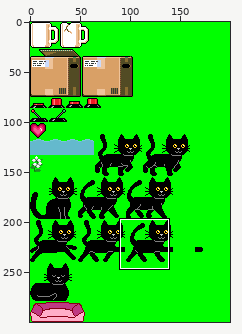
One commit to this sprite sheet: project/resources/spritesheet_green.png. Above, an overview of the earlier version with the close-up marked.
Close-up. As it was:
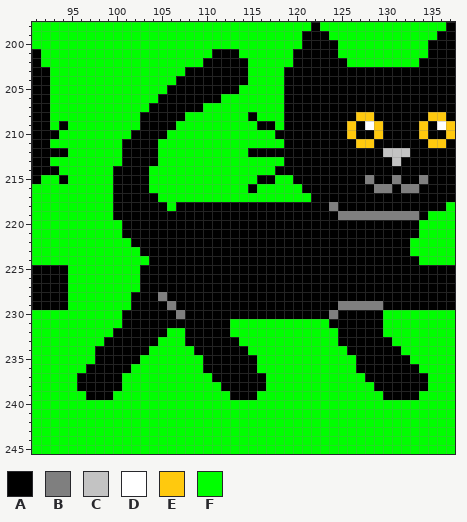
The file is 200x300 pixels. Colours within 5 levels of each other are drawn and written as one. Shown: x 91..137, y 198..245. The commit also changed other parts of the picture, which this record leaves out.
Palette (. is transparent): A #000000  B #7f7f7f  C #c3c3c3  D #ffffff  E #ffc90e  F #00ff00
Pixels before, first column x 91:
198 FFFFFFFFFFFFFFFFFFFFFFFFFFFFFFFAFFFFFFFFFFFFFFA
199 FFFFFFFFFFFFFFFFFFFFFFFFFFFFFFAAAFFFFFFFFFFFFAA
200 FFFFFFFFFFFFFFFFFFFFFFFFFFFFFFAAAAFFFFFFFFFFAAA
201 AFFFFFFFFFFFFFFFFFFFAAAFFFFFFAAAAAFFFFFFFFFFAAA
202 AFFFFFFFFFFFFFFFFFFAAAAAFFFFFAAAAAAFFFFFFFFAAAA
203 AAFFFFFFFFFFFFFFFAAAAAAAFFFFAAAAAAAAAAAAAAAAAAA
204 AAFFFFFFFFFFFFFFAAAAAAAAFFFFAAAAAAAAAAAAAAAAAAA
205 AAFFFFFFFFFFFFFAAAAAAAAFFFFFAAAAAAAAAAAAAAAAAAA
206 AAFFFFFFFFFFFFAAAAAAAFFFFFFFAAAAAAAAAAAAAAAAAAA
207 AAFFFFFFFFFFFAAAAAAFFFFFFFFFAAAAAAAAAAAAAAAAAAA
208 AAFFFFFFFFFFAAAAAFFFFFFFAFFFAAAAAAAAEEAAAAAAEEA
209 AAFAFFFFFFFFAAAAFFFFFFFFFAAFAAAAAAAEADEAAAAEADE
210 AAAFFFFFFFFAAAAFFFFFFFFFFFFAAAAAAAAEAAEAAAAEAAE
211 AAFFFFFFFFAAAAFFFFFFFFFFFFFFAAAAAAAAEEAAAAAAEEA
212 AAAAFFFFFFAAAAFFFFFFFFFFAAAAAAAAAAAAAAACCCAAAAA
213 AAFFFFFFFFAAAAFFFFFFFFFFFFFFAAAAAAAAAAAACAAAAAA
214 AAAFFFFFFAAAAFFFFFFFFFFFFFFAAAAAAAAAAAAAAAAAAAA
215 AFFAFFFFFAAAAFFFFFFFFFFFFAAFFAAAAAAAABAABAABAAA
216 FFFFFFFFFAAAAFFFFFFFFFFFAFFFFFAAAAAAAABBABBAAAA
217 FFFFFFFFFAAAAAFFFFFFFFFFFFFFFFFAAAAAAAAAAAAAAAA
218 FFFFFFFFFAAAAAAFAAAAAAAAAAAAAAAAABAAAAAAAAAAAAF
219 FFFFFFFFFAAAAAAAAAAAAAAAAAAAAAAAAABBBBBBBBBAFFF
220 FFFFFFFFFFAAAAAAAAAAAAAAAAAAAAAAAAAAAAAAAAAFFFF
221 FFFFFFFFFFAAAAAAAAAAAAAAAAAAAAAAAAAAAAAAAAAFFFF
222 FFFFFFFFFFFAAAAAAAAAAAAAAAAAAAAAAAAAAAAAAAFFFFF
223 FFFFFFFFFFFFAAAAAAAAAAAAAAAAAAAAAAAAAAAAAAFFFFF
224 FFFFFFFFFFFFFAAAAAAAAAAAAAAAAAAAAAAAAAAAAAAFFFF
225 AAAAFFFFFFFFAAAAAAAAAAAAAAAAAAAAAAAAAAAAAAAAAAA
226 AAAAFFFFFFFFAAAAAAAAAAAAAAAAAAAAAAAAAAAAAAAAAAA
227 AAAAFFFFFFFFAAAAAAAAAAAAAAAAAAAAAAAAAAAAAAAAAAA
228 AAAAFFFFFFFAAABAAAAAAAAAAAAAAAAAAAAAAAAAAAAAAAA
229 AAAAFFFFFFFAAAABAAAAAAAAAAAAAAAAAABBBBBAAAAAAAA
230 FFFFFFFFFFAAAAAABAAAAAAAAAAAAAAAABAAAAAFFFFFFFF
231 FFFFFFFFFFAAAAAAAAAAAAFFFFFFFFFFFAAAAAAFFFFFFFF
232 FFFFFFFFFAAAAAAFFAAAAAFFFFFFFFFFFFAAAAAFFFFFFFF
233 FFFFFFFFAAAAAAFFFAAAAAAFFFFFFFFFFFAAAAAAFFFFFFF
234 FFFFFFFAAAAAAFFFFFAAAAAAFFFFFFFFFFFAAAAAAFFFFFF
235 FFFFFFFAAAAAFFFFFFFAAAAAAFFFFFFFFFFFAAAAAAFFFFF
236 FFFFFFAAAAAFFFFFFFFAAAAAAFFFFFFFFFFFAAAAAAAFFFF
237 FFFFFAAAAAFFFFFFFFFFAAAAAAFFFFFFFFFFFAAAAAAAFFF
238 FFFFFAAAAAFFFFFFFFFFFAAAAAFFFFFFFFFFFFAAAAAAFFF
239 FFFFFFAAAFFFFFFFFFFFFFAAAFFFFFFFFFFFFFFAAAAFFFF
240 FFFFFFFFFFFFFFFFFFFFFFFFFFFFFFFFFFFFFFFFFFFFFFF
241 FFFFFFFFFFFFFFFFFFFFFFFFFFFFFFFFFFFFFFFFFFFFFFF
242 FFFFFFFFFFFFFFFFFFFFFFFFFFFFFFFFFFFFFFFFFFFFFFF
243 FFFFFFFFFFFFFFFFFFFFFFFFFFFFFFFFFFFFFFFFFFFFFFF
244 FFFFFFFFFFFFFFFFFFFFFFFFFFFFFFFFFFFFFFFFFFFFFFF
245 FFFFFFFFFFFFFFFFFFFFFFFFFFFFFFFFFFFFFFFFFFFFFFF
Once edited:
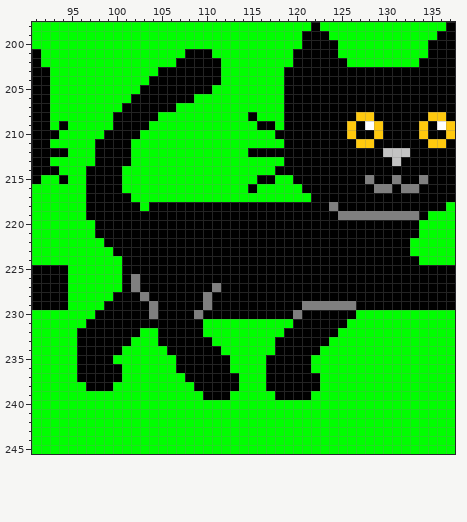
Edits made:
y 201: x 108..113 FFFAAA -> AAAFFF
y 202: x 107..109 FFF -> AAA; x 112..114 AAA -> FFF
y 203: x 105..107 FFF -> AAA; x 112..114 AAA -> FFF
y 204: x 104..106 FFF -> AAA; x 112..114 AAA -> FFF
y 205: x 103..105 FFF -> AAA; x 111..113 AAA -> FFF
y 206: x 102..104 FFF -> AAA; x 109..111 AAA -> FFF
y 207: x 101..103 FFF -> AAA; x 107..109 AAA -> FFF
y 208: x 100..102 FFF -> AAA; x 105..107 AAA -> FFF
y 209: x 100..102 FFF -> AAA; x 104..106 AAA -> FFF
y 210: x 99..101 FFF -> AAA; x 103..105 AAA -> FFF
y 211..213: x 98..100 FFF -> AAA; x 102..104 AAA -> FFF
y 214..216: x 97..99 FFF -> AAA; x 101..103 AAA -> FFF
y 217: x 97..99 FFF -> AAA; x 102..104 AAA -> FFF
y 218: x 97..99 FFF -> AAA; x 103 A -> F; x 106 F -> A
y 219: x 97..99 FFF -> AAA
y 220..221: x 98..100 FFF -> AAA
y 222: x 99..101 FFF -> AAA
y 223: x 100..102 FFF -> AAA
y 224: x 101..103 FFF -> AAA
y 225: x 101..102 FF -> AA
y 226: x 101..102 FF -> AB
y 227: x 101..102 FF -> AB; x 111 A -> B
y 228: x 100..101 FF -> AA; x 103 A -> B; x 105 B -> A; x 110 A -> B
y 229: x 99..101 FFF -> AAA; x 104 A -> B; x 106 B -> A; x 110 A -> B; x 121..124 AAAA -> BBBB; x 127..129 BBB -> AAA
y 230: x 98..100 FFF -> AAA; x 104 A -> B; x 107 B -> A; x 109 A -> B; x 120 A -> B; x 124 B -> A; x 127..129 AAA -> FFF
y 231: x 97..100 FFFF -> AAAA; x 110..112 AAA -> FFF; x 120..123 FFFF -> AAAA; x 126..129 AAAA -> FFFF
y 232: x 96..99 FFFF -> AAAA; x 103..104 AA -> FF; x 106..107 FF -> AA; x 110..112 AAA -> FFF; x 119..129 FFFFFFAAAAA -> AAAAAAFFFFF
y 233: x 96..98 FFF -> AAA; x 102..107 AAAFFF -> FFFAAA; x 111..113 AAA -> FFF; x 118..123 FFFFFF -> AAAAAA; x 125..130 AAAAAA -> FFFFFF
y 234: x 96..97 FF -> AA; x 101..103 AAA -> FFF; x 106..108 FFF -> AAA; x 112..114 AAA -> FFF; x 118..122 FFFFF -> AAAAA; x 126..131 AAAAAA -> FFFFFF
y 235: x 96..97 FF -> AA; x 100..102 AAA -> FFF; x 107..109 FFF -> AAA; x 113..115 AAA -> FFF; x 117..121 FFFFF -> AAAAA; x 127..132 AAAAAA -> FFFFFF
y 236: x 96 F -> A; x 101 A -> F; x 107..109 FFF -> AAA; x 113..115 AAA -> FFF; x 117..121 FFFFF -> AAAAA; x 127..133 AAAAAAA -> FFFFFFF
y 237: x 108..110 FFF -> AAA; x 114..122 AAAFFFFFF -> FFFAAAAAA; x 128..134 AAAAAAA -> FFFFFFF
y 238: x 96 A -> F; x 100 A -> F; x 109..111 FFF -> AAA; x 114..122 AAAFFFFFF -> FFFAAAAAA; x 129..134 AAAAAA -> FFFFFF
y 239: x 97..99 AAA -> FFF; x 110..115 FFFAAA -> AAAFFF; x 118..121 FFFF -> AAAA; x 130..133 AAAA -> FFFF
Where, in picture pixels (left, top, right, bottom), the same in both close-ups:
changed: (77, 49, 428, 400)
